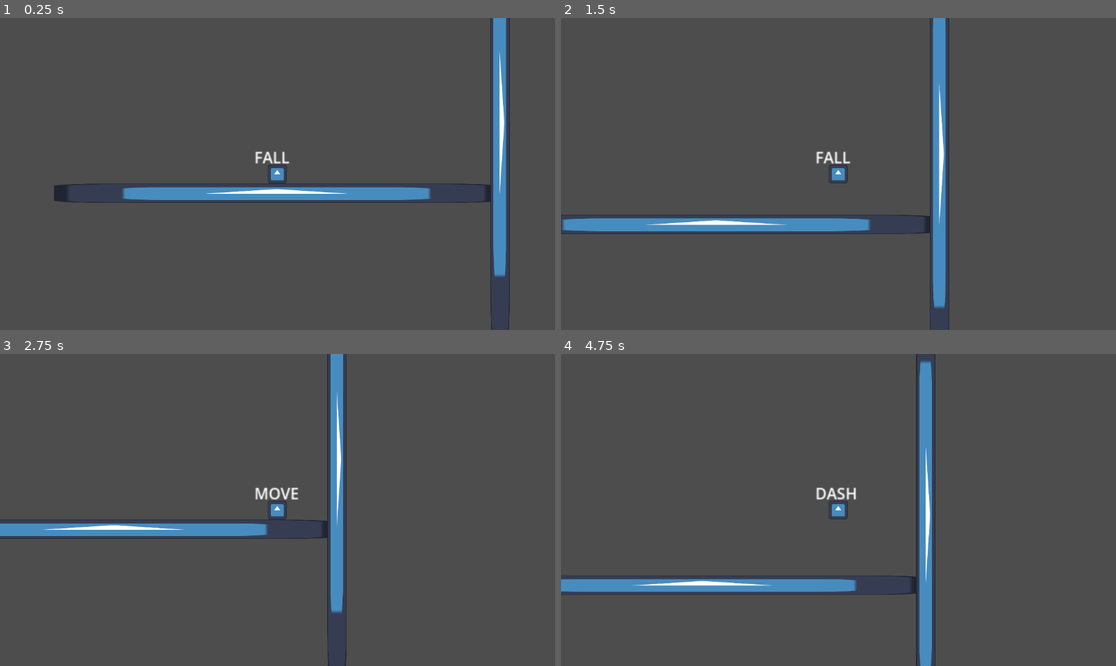
Above: before the commit, frames 1-4 (two rows, left to right).
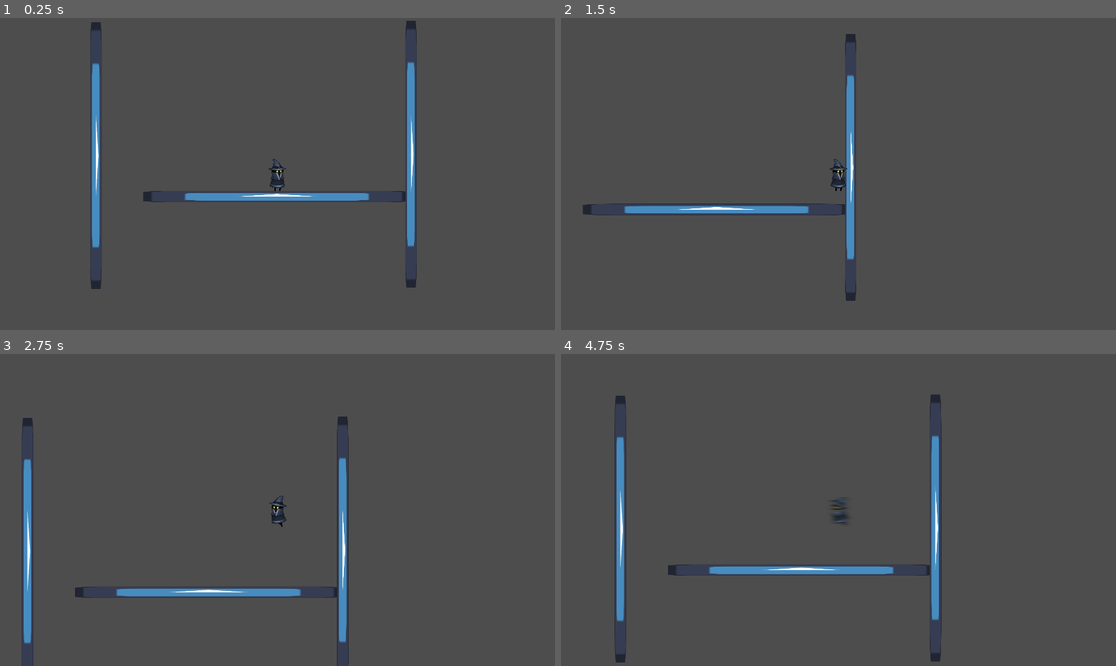
Above: after the commit, the same moments.

Repository: bryanmccarthy/precision-platformer
Game: Godot game, scene res://scenes/entities/player/World.tscn
Two runs of this game, one before a commit and one after it. Both use one fixed random seed, a clock stepped at 60 frames per second and the inputs below. The engine's default icon, where the game draws it, is replaced by a stand-in: a white triangle on a blue panel in a dark square.
Inputs:
- Up to frame 1 (0.25 s): no input
- Up to frame 2 (1.5 s): hold Space (Jump) 0.53-1.28 s; hold D (MoveRight) from 0.53 s (still down); tap Z (Dash) at 0.6 s; tap Space (Jump) at 1.35 s
- Up to frame 3 (2.75 s): tap Space (Jump) at 1.52, 1.82, 2.3 s; tap Z (Dash) at 1.55 s; release D (MoveRight) at 2.03 s; hold A (MoveLeft) from 2.03 s (still down); hold X (Climb) from 2.03 s (still down)
- Up to frame 4 (4.75 s): release A (MoveLeft) at 2.78 s; release X (Climb) at 2.78 s; hold D (MoveRight) 2.78-4.28 s; tap Z (Dash) at 2.85, 3.6, 4.55 s; tap Space (Jump) at 3.02, 3.32, 4.35, 4.52 s; hold Space (Jump) 3.53-4.28 s; hold A (MoveLeft) from 4.28 s (still down)

The runs differ from the first frame. In frame 1, 6.9% of the frame differs, in the area x 9-92%, y 0-100%; in frame 2, 7.2%; in frame 3, 7.1%; in frame 4, 8.3%, in the area x 0-69%, y 0-100%.

Commit message:
add player animations

Diff:
--- a/project.godot
+++ b/project.godot
@@ -14,6 +14,11 @@
 run/main_scene="res://scenes/entities/player/World.tscn"
 config/features=PackedStringArray("4.1", "Mobile")
 config/icon="res://icon.svg"
+
+[display]
+
+window/size/viewport_width=1920
+window/size/viewport_height=1080
 
 [input]
 
--- a/scenes/entities/player/DASH.gd
+++ b/scenes/entities/player/DASH.gd
@@ -1,7 +1,7 @@
 extends "state.gd"
 
 var dash_direction = Vector2.ZERO
-var dash_speed = 240
+var dash_speed = 480
 var dashing = false
 
 @export var dash_duration = 0.2
@@ -9,6 +9,7 @@
 
 func update(delta):
 	# Player.gravity(delta)
+	Player._animated_sprite.play("dash")
 
 	if !dashing:
 		return STATES.FALL
--- a/scenes/entities/player/IDLE.gd
+++ b/scenes/entities/player/IDLE.gd
@@ -3,6 +3,7 @@
 
 func update(delta):
 	Player.gravity(delta)
+	Player._animated_sprite.play("idle")
 
 	if Player.movement_input.x != 0:
 		return STATES.MOVE
--- a/scenes/entities/player/JUMP.gd
+++ b/scenes/entities/player/JUMP.gd
@@ -4,6 +4,7 @@
 func update(delta):
 	Player.gravity(delta)
 	player_movement()
+	Player._animated_sprite.play("jump")
 
 	if Player.velocity.y < 0:
 		return STATES.FALL
--- a/scenes/entities/player/MOVE.gd
+++ b/scenes/entities/player/MOVE.gd
@@ -4,6 +4,7 @@
 func update(delta):
 	Player.gravity(delta)
 	player_movement()
+	Player._animated_sprite.play("walk")
 
 	if Player.velocity.x == 0:
 		return STATES.IDLE
--- a/scenes/entities/player/Player.gd
+++ b/scenes/entities/player/Player.gd
@@ -11,8 +11,8 @@
 var dash_input = false
 
 # Player movement
-const SPEED = 100.0
-const JUMP_VELOCITY = -300.0
+const SPEED = 220.0
+const JUMP_VELOCITY = -320.0
 var last_direction = Vector2.RIGHT
 
 # Mechanics
@@ -25,6 +25,7 @@
 # Nodes
 @onready var STATES = $STATES
 @onready var Raycasts = $Raycasts
+@onready var _animated_sprite = $AnimatedSprite2D
 
 func _ready():
 	for state in STATES.get_children():
@@ -57,9 +58,11 @@
 	if Input.is_action_pressed("MoveLeft"):
 		movement_input.x -= 1
 		last_direction = Vector2.LEFT
+		_animated_sprite.flip_h = true
 	if Input.is_action_pressed("MoveRight"):
 		movement_input.x += 1
 		last_direction = Vector2.RIGHT
+		_animated_sprite.flip_h = false
 	if Input.is_action_pressed("MoveUp"):
 		movement_input.y -= 1
 	if Input.is_action_pressed("MoveDown"):
--- a/scenes/entities/player/Player.tscn
+++ b/scenes/entities/player/Player.tscn
@@ -1,7 +1,7 @@
-[gd_scene load_steps=11 format=3 uid="uid://b6wj0jm6fqxo7"]
+[gd_scene load_steps=75 format=3 uid="uid://b6wj0jm6fqxo7"]
 
 [ext_resource type="Script" path="res://scenes/entities/player/Player.gd" id="1_jwocr"]
-[ext_resource type="Texture2D" uid="uid://cymcbt05p21oi" path="res://icon.svg" id="2_euvuf"]
+[ext_resource type="Texture2D" uid="uid://demgfs4vsygw4" path="res://assets/BlueWizard/2BlueWizardIdle/Chara - BlueIdle00000.png" id="2_fnwad"]
 [ext_resource type="PackedScene" uid="uid://yxtb75plufb4" path="res://scenes/entities/player/IDLE.tscn" id="3_euc4m"]
 [ext_resource type="Script" path="res://scenes/entities/player/STATES.gd" id="3_gggxy"]
 [ext_resource type="PackedScene" uid="uid://crf4tkyihjkgf" path="res://scenes/entities/player/JUMP.tscn" id="4_0h36s"]
@@ -9,19 +9,296 @@
 [ext_resource type="PackedScene" uid="uid://6wsd1ytu7tdg" path="res://scenes/entities/player/FALL.tscn" id="6_rvwbj"]
 [ext_resource type="PackedScene" uid="uid://ybauwa1tjrja" path="res://scenes/entities/player/DASH.tscn" id="8_gs2o1"]
 [ext_resource type="PackedScene" uid="uid://cyoawdhsqboqe" path="res://scenes/entities/player/SLIDE.tscn" id="9_kjelm"]
-
-[sub_resource type="RectangleShape2D" id="RectangleShape2D_oq6mf"]
+[ext_resource type="Texture2D" uid="uid://binuc1ayukaw1" path="res://assets/BlueWizard/2BlueWizardJump/Dash2/DashBlue_00000.png" id="9_yilxd"]
+[ext_resource type="Texture2D" uid="uid://stc7xtkens4m" path="res://assets/BlueWizard/2BlueWizardJump/Dash2/DashBlue_00001.png" id="10_kjhjb"]
+[ext_resource type="Texture2D" uid="uid://dg2dk48o6bhoj" path="res://assets/BlueWizard/2BlueWizardIdle/Chara - BlueIdle00001.png" id="10_vv1b7"]
+[ext_resource type="Texture2D" uid="uid://bpjidr2cdkycm" path="res://assets/BlueWizard/2BlueWizardIdle/Chara - BlueIdle00002.png" id="11_88jjy"]
+[ext_resource type="Texture2D" uid="uid://b0804q35v4xbc" path="res://assets/BlueWizard/2BlueWizardJump/Dash2/DashBlue_00002.png" id="11_ii11y"]
+[ext_resource type="Texture2D" uid="uid://d2fn54dcejngb" path="res://assets/BlueWizard/2BlueWizardJump/Dash2/DashBlue_00003.png" id="12_lpor5"]
+[ext_resource type="Texture2D" uid="uid://uqvwpse702v1" path="res://assets/BlueWizard/2BlueWizardIdle/Chara - BlueIdle00003.png" id="12_n2g1j"]
+[ext_resource type="Texture2D" uid="uid://gvqotme4cuvw" path="res://assets/BlueWizard/2BlueWizardJump/Dash2/DashBlue_00004.png" id="13_ctbac"]
+[ext_resource type="Texture2D" uid="uid://bqxcpi3lkw7a0" path="res://assets/BlueWizard/2BlueWizardIdle/Chara - BlueIdle00004.png" id="13_edmu1"]
+[ext_resource type="Texture2D" uid="uid://ci38kqhofiv10" path="res://assets/BlueWizard/2BlueWizardIdle/Chara - BlueIdle00005.png" id="14_003do"]
+[ext_resource type="Texture2D" uid="uid://deejyvygjtb08" path="res://assets/BlueWizard/2BlueWizardJump/Dash2/DashBlue_00005.png" id="14_gn3xe"]
+[ext_resource type="Texture2D" uid="uid://brme1jhawrbt8" path="res://assets/BlueWizard/2BlueWizardIdle/Chara - BlueIdle00006.png" id="15_434kx"]
+[ext_resource type="Texture2D" uid="uid://ccpr873nrstx5" path="res://assets/BlueWizard/2BlueWizardJump/Dash2/DashBlue_00006.png" id="15_wuetd"]
+[ext_resource type="Texture2D" uid="uid://beh180sa7hfum" path="res://assets/BlueWizard/2BlueWizardJump/Dash2/DashBlue_00007.png" id="16_46pye"]
+[ext_resource type="Texture2D" uid="uid://k8nmkyvp0e5c" path="res://assets/BlueWizard/2BlueWizardIdle/Chara - BlueIdle00007.png" id="16_ycjj6"]
+[ext_resource type="Texture2D" uid="uid://cfii5glrsy2p8" path="res://assets/BlueWizard/2BlueWizardJump/Dash2/DashBlue_00008.png" id="17_q7hck"]
+[ext_resource type="Texture2D" uid="uid://bdkpvupbecvut" path="res://assets/BlueWizard/2BlueWizardIdle/Chara - BlueIdle00008.png" id="17_wrfrg"]
+[ext_resource type="Texture2D" uid="uid://bun3rflkllm3y" path="res://assets/BlueWizard/2BlueWizardIdle/Chara - BlueIdle00009.png" id="18_ee1dm"]
+[ext_resource type="Texture2D" uid="uid://lpcdydpli6rt" path="res://assets/BlueWizard/2BlueWizardJump/Dash2/DashBlue_00009.png" id="18_o41ld"]
+[ext_resource type="Texture2D" uid="uid://4wtny30gy6qp" path="res://assets/BlueWizard/2BlueWizardJump/Dash2/DashBlue_00010.png" id="19_1wa11"]
+[ext_resource type="Texture2D" uid="uid://72gjqghpvx4p" path="res://assets/BlueWizard/2BlueWizardIdle/Chara - BlueIdle00010.png" id="19_ywji1"]
+[ext_resource type="Texture2D" uid="uid://bawe4jla0dhcg" path="res://assets/BlueWizard/2BlueWizardIdle/Chara - BlueIdle00011.png" id="20_ote2y"]
+[ext_resource type="Texture2D" uid="uid://trymvjc5x7ul" path="res://assets/BlueWizard/2BlueWizardJump/Dash2/DashBlue_00011.png" id="20_wuycd"]
+[ext_resource type="Texture2D" uid="uid://c4q05ca85scax" path="res://assets/BlueWizard/2BlueWizardIdle/Chara - BlueIdle00012.png" id="21_5ggbb"]
+[ext_resource type="Texture2D" uid="uid://cpjsnyjht1xqo" path="res://assets/BlueWizard/2BlueWizardJump/Dash2/DashBlue_00012.png" id="21_xfbcl"]
+[ext_resource type="Texture2D" uid="uid://c1b5mj2fk5u40" path="res://assets/BlueWizard/2BlueWizardJump/Dash2/DashBlue_00013.png" id="22_qb1tv"]
+[ext_resource type="Texture2D" uid="uid://ci0o6upa3ufqw" path="res://assets/BlueWizard/2BlueWizardIdle/Chara - BlueIdle00013.png" id="22_x11uw"]
+[ext_resource type="Texture2D" uid="uid://tu4yhgfmuk0p" path="res://assets/BlueWizard/2BlueWizardJump/Dash2/DashBlue_00014.png" id="23_2vj6k"]
+[ext_resource type="Texture2D" uid="uid://cqlihwipkwwjc" path="res://assets/BlueWizard/2BlueWizardIdle/Chara - BlueIdle00014.png" id="23_jjgxi"]
+[ext_resource type="Texture2D" uid="uid://bcg3faxfg173j" path="res://assets/BlueWizard/2BlueWizardJump/Dash2/DashBlue_00015.png" id="24_tsevx"]
+[ext_resource type="Texture2D" uid="uid://dbppbg2vteytk" path="res://assets/BlueWizard/2BlueWizardIdle/Chara - BlueIdle00015.png" id="24_vtsod"]
+[ext_resource type="Texture2D" uid="uid://dj1r55w5o7w2" path="res://assets/BlueWizard/2BlueWizardIdle/Chara - BlueIdle00016.png" id="25_ln7lt"]
+[ext_resource type="Texture2D" uid="uid://deej7r56b48bx" path="res://assets/BlueWizard/2BlueWizardIdle/Chara - BlueIdle00017.png" id="26_jpniv"]
+[ext_resource type="Texture2D" uid="uid://c6t8gekk5h34x" path="res://assets/BlueWizard/2BlueWizardIdle/Chara - BlueIdle00018.png" id="27_ilvny"]
+[ext_resource type="Texture2D" uid="uid://bnystrwrnk53i" path="res://assets/BlueWizard/2BlueWizardIdle/Chara - BlueIdle00019.png" id="28_v50w1"]
+[ext_resource type="Texture2D" uid="uid://bdfkw0c5ahhv1" path="res://assets/BlueWizard/2BlueWizardWalk/Chara_BlueWalk00000.png" id="29_3g2ak"]
+[ext_resource type="Texture2D" uid="uid://cmohengol8wo4" path="res://assets/BlueWizard/2BlueWizardJump/CharaWizardJump_00000.png" id="29_to0ra"]
+[ext_resource type="Texture2D" uid="uid://ccmujar2ll4pr" path="res://assets/BlueWizard/2BlueWizardJump/CharaWizardJump_00001.png" id="30_6dot6"]
+[ext_resource type="Texture2D" uid="uid://bh8dh2jcq234e" path="res://assets/BlueWizard/2BlueWizardWalk/Chara_BlueWalk00001.png" id="30_s8akk"]
+[ext_resource type="Texture2D" uid="uid://coapc300wexv7" path="res://assets/BlueWizard/2BlueWizardWalk/Chara_BlueWalk00002.png" id="31_3a7yx"]
+[ext_resource type="Texture2D" uid="uid://dvnyt03fr2puk" path="res://assets/BlueWizard/2BlueWizardJump/CharaWizardJump_00002.png" id="31_x0vk6"]
+[ext_resource type="Texture2D" uid="uid://cr70ejr12ehym" path="res://assets/BlueWizard/2BlueWizardJump/CharaWizardJump_00003.png" id="32_rc8pb"]
+[ext_resource type="Texture2D" uid="uid://w77frr2pu117" path="res://assets/BlueWizard/2BlueWizardWalk/Chara_BlueWalk00003.png" id="32_x4oar"]
+[ext_resource type="Texture2D" uid="uid://c5egovgvnpkbs" path="res://assets/BlueWizard/2BlueWizardJump/CharaWizardJump_00004.png" id="33_8ifrq"]
+[ext_resource type="Texture2D" uid="uid://8m4aitkwcpui" path="res://assets/BlueWizard/2BlueWizardWalk/Chara_BlueWalk00004.png" id="33_r7f7v"]
+[ext_resource type="Texture2D" uid="uid://c5exoijb7k8j4" path="res://assets/BlueWizard/2BlueWizardWalk/Chara_BlueWalk00005.png" id="34_sjmsd"]
+[ext_resource type="Texture2D" uid="uid://ba5ojpy0ivepi" path="res://assets/BlueWizard/2BlueWizardJump/CharaWizardJump_00005.png" id="34_vn6ut"]
+[ext_resource type="Texture2D" uid="uid://b7b0am74cfx3t" path="res://assets/BlueWizard/2BlueWizardJump/CharaWizardJump_00006.png" id="35_o5mhy"]
+[ext_resource type="Texture2D" uid="uid://chwafb0qt0sgy" path="res://assets/BlueWizard/2BlueWizardWalk/Chara_BlueWalk00006.png" id="35_vpfuu"]
+[ext_resource type="Texture2D" uid="uid://b2skxxw61f13p" path="res://assets/BlueWizard/2BlueWizardJump/CharaWizardJump_00007.png" id="36_2icly"]
+[ext_resource type="Texture2D" uid="uid://b7pkdw55cijmh" path="res://assets/BlueWizard/2BlueWizardWalk/Chara_BlueWalk00007.png" id="36_cl8lj"]
+[ext_resource type="Texture2D" uid="uid://b2ow6dkplxqbp" path="res://assets/BlueWizard/2BlueWizardWalk/Chara_BlueWalk00008.png" id="37_76bof"]
+[ext_resource type="Texture2D" uid="uid://i4yf7s1c3y8v" path="res://assets/BlueWizard/2BlueWizardWalk/Chara_BlueWalk00009.png" id="38_xq6k3"]
+[ext_resource type="Texture2D" uid="uid://c2f4rxuc0ibbj" path="res://assets/BlueWizard/2BlueWizardWalk/Chara_BlueWalk00010.png" id="39_wiy1x"]
+[ext_resource type="Texture2D" uid="uid://o0yduh63yyyr" path="res://assets/BlueWizard/2BlueWizardWalk/Chara_BlueWalk00011.png" id="40_ehudq"]
+[ext_resource type="Texture2D" uid="uid://iocpfmt5yf1" path="res://assets/BlueWizard/2BlueWizardWalk/Chara_BlueWalk00012.png" id="41_646r1"]
+[ext_resource type="Texture2D" uid="uid://dcsax14kvjnrt" path="res://assets/BlueWizard/2BlueWizardWalk/Chara_BlueWalk00013.png" id="42_aude6"]
+[ext_resource type="Texture2D" uid="uid://djdix6hwiots5" path="res://assets/BlueWizard/2BlueWizardWalk/Chara_BlueWalk00014.png" id="43_wild6"]
+[ext_resource type="Texture2D" uid="uid://cus8joj1fk43t" path="res://assets/BlueWizard/2BlueWizardWalk/Chara_BlueWalk00015.png" id="44_v6jm6"]
+[ext_resource type="Texture2D" uid="uid://c3wihg88eb6km" path="res://assets/BlueWizard/2BlueWizardWalk/Chara_BlueWalk00016.png" id="45_clkq6"]
+[ext_resource type="Texture2D" uid="uid://cb2rw1u5eis58" path="res://assets/BlueWizard/2BlueWizardWalk/Chara_BlueWalk00017.png" id="46_p8gyi"]
+[ext_resource type="Texture2D" uid="uid://kqc3jtixntuy" path="res://assets/BlueWizard/2BlueWizardWalk/Chara_BlueWalk00018.png" id="47_mg4xa"]
+[ext_resource type="Texture2D" uid="uid://bjw2ykg0jwvf" path="res://assets/BlueWizard/2BlueWizardWalk/Chara_BlueWalk00019.png" id="48_utmcd"]
+
+[sub_resource type="CapsuleShape2D" id="CapsuleShape2D_4uweg"]
+radius = 55.0
+height = 263.333
+
+[sub_resource type="SpriteFrames" id="SpriteFrames_y1kfm"]
+animations = [{
+"frames": [{
+"duration": 1.0,
+"texture": ExtResource("9_yilxd")
+}, {
+"duration": 1.0,
+"texture": ExtResource("10_kjhjb")
+}, {
+"duration": 1.0,
+"texture": ExtResource("11_ii11y")
+}, {
+"duration": 1.0,
+"texture": ExtResource("12_lpor5")
+}, {
+"duration": 1.0,
+"texture": ExtResource("13_ctbac")
+}, {
+"duration": 1.0,
+"texture": ExtResource("14_gn3xe")
+}, {
+"duration": 1.0,
+"texture": ExtResource("15_wuetd")
+}, {
+"duration": 1.0,
+"texture": ExtResource("16_46pye")
+}, {
+"duration": 1.0,
+"texture": ExtResource("17_q7hck")
+}, {
+"duration": 1.0,
+"texture": ExtResource("18_o41ld")
+}, {
+"duration": 1.0,
+"texture": ExtResource("19_1wa11")
+}, {
+"duration": 1.0,
+"texture": ExtResource("20_wuycd")
+}, {
+"duration": 1.0,
+"texture": ExtResource("21_xfbcl")
+}, {
+"duration": 1.0,
+"texture": ExtResource("22_qb1tv")
+}, {
+"duration": 1.0,
+"texture": ExtResource("23_2vj6k")
+}, {
+"duration": 1.0,
+"texture": ExtResource("24_tsevx")
+}],
+"loop": false,
+"name": &"dash",
+"speed": 30.0
+}, {
+"frames": [{
+"duration": 1.0,
+"texture": ExtResource("2_fnwad")
+}, {
+"duration": 1.0,
+"texture": ExtResource("10_vv1b7")
+}, {
+"duration": 1.0,
+"texture": ExtResource("11_88jjy")
+}, {
+"duration": 1.0,
+"texture": ExtResource("12_n2g1j")
+}, {
+"duration": 1.0,
+"texture": ExtResource("13_edmu1")
+}, {
+"duration": 1.0,
+"texture": ExtResource("14_003do")
+}, {
+"duration": 1.0,
+"texture": ExtResource("15_434kx")
+}, {
+"duration": 1.0,
+"texture": ExtResource("16_ycjj6")
+}, {
+"duration": 1.0,
+"texture": ExtResource("17_wrfrg")
+}, {
+"duration": 1.0,
+"texture": ExtResource("18_ee1dm")
+}, {
+"duration": 1.0,
+"texture": ExtResource("19_ywji1")
+}, {
+"duration": 1.0,
+"texture": ExtResource("20_ote2y")
+}, {
+"duration": 1.0,
+"texture": ExtResource("21_5ggbb")
+}, {
+"duration": 1.0,
+"texture": ExtResource("22_x11uw")
+}, {
+"duration": 1.0,
+"texture": ExtResource("23_jjgxi")
+}, {
+"duration": 1.0,
+"texture": ExtResource("24_vtsod")
+}, {
+"duration": 1.0,
+"texture": ExtResource("25_ln7lt")
+}, {
+"duration": 1.0,
+"texture": ExtResource("26_jpniv")
+}, {
+"duration": 1.0,
+"texture": ExtResource("27_ilvny")
+}, {
+"duration": 1.0,
+"texture": ExtResource("28_v50w1")
+}],
+"loop": true,
+"name": &"idle",
+"speed": 15.0
+}, {
+"frames": [{
+"duration": 1.0,
+"texture": ExtResource("29_to0ra")
+}, {
+"duration": 1.0,
+"texture": ExtResource("30_6dot6")
+}, {
+"duration": 1.0,
+"texture": ExtResource("31_x0vk6")
+}, {
+"duration": 1.0,
+"texture": ExtResource("32_rc8pb")
+}, {
+"duration": 1.0,
+"texture": ExtResource("33_8ifrq")
+}, {
+"duration": 1.0,
+"texture": ExtResource("34_vn6ut")
+}, {
+"duration": 1.0,
+"texture": ExtResource("35_o5mhy")
+}, {
+"duration": 1.0,
+"texture": ExtResource("36_2icly")
+}],
+"loop": false,
+"name": &"jump",
+"speed": 10.0
+}, {
+"frames": [{
+"duration": 1.0,
+"texture": ExtResource("29_3g2ak")
+}, {
+"duration": 1.0,
+"texture": ExtResource("30_s8akk")
+}, {
+"duration": 1.0,
+"texture": ExtResource("31_3a7yx")
+}, {
+"duration": 1.0,
+"texture": ExtResource("32_x4oar")
+}, {
+"duration": 1.0,
+"texture": ExtResource("33_r7f7v")
+}, {
+"duration": 1.0,
+"texture": ExtResource("34_sjmsd")
+}, {
+"duration": 1.0,
+"texture": ExtResource("35_vpfuu")
+}, {
+"duration": 1.0,
+"texture": ExtResource("36_cl8lj")
+}, {
+"duration": 1.0,
+"texture": ExtResource("37_76bof")
+}, {
+"duration": 1.0,
+"texture": ExtResource("38_xq6k3")
+}, {
+"duration": 1.0,
+"texture": ExtResource("39_wiy1x")
+}, {
+"duration": 1.0,
+"texture": ExtResource("40_ehudq")
+}, {
+"duration": 1.0,
+"texture": ExtResource("41_646r1")
+}, {
+"duration": 1.0,
+"texture": ExtResource("42_aude6")
+}, {
+"duration": 1.0,
+"texture": ExtResource("43_wild6")
+}, {
+"duration": 1.0,
+"texture": ExtResource("44_v6jm6")
+}, {
+"duration": 1.0,
+"texture": ExtResource("45_clkq6")
+}, {
+"duration": 1.0,
+"texture": ExtResource("46_p8gyi")
+}, {
+"duration": 1.0,
+"texture": ExtResource("47_mg4xa")
+}, {
+"duration": 1.0,
+"texture": ExtResource("48_utmcd")
+}],
+"loop": true,
+"name": &"walk",
+"speed": 25.0
+}]
 
 [node name="Player" type="CharacterBody2D"]
+scale = Vector2(0.2, 0.2)
 script = ExtResource("1_jwocr")
 
 [node name="CollisionShape2D" type="CollisionShape2D" parent="."]
-shape = SubResource("RectangleShape2D_oq6mf")
-
-[node name="Sprite2D" type="Sprite2D" parent="."]
-position = Vector2(-0.250001, 4.76837e-07)
-scale = Vector2(0.154, 0.15)
-texture = ExtResource("2_euvuf")
+position = Vector2(0, 13.3333)
+shape = SubResource("CapsuleShape2D_4uweg")
 
 [node name="Camera2D" type="Camera2D" parent="."]
 zoom = Vector2(2, 2)
@@ -51,21 +328,26 @@
 [node name="Raycasts" type="Node2D" parent="."]
 
 [node name="TopRight" type="RayCast2D" parent="Raycasts"]
-position = Vector2(0, -10)
-target_position = Vector2(13, 2.08165e-12)
+position = Vector2(0, -120)
+target_position = Vector2(70, 2.08165e-12)
 collision_mask = 2
 
 [node name="BottomRight" type="RayCast2D" parent="Raycasts"]
-position = Vector2(0, 10)
-target_position = Vector2(13, 2.08165e-12)
+position = Vector2(0, 145)
+target_position = Vector2(70, 2.08165e-12)
 collision_mask = 2
 
 [node name="TopLeft" type="RayCast2D" parent="Raycasts"]
-position = Vector2(0, -10)
-target_position = Vector2(-13, 2.08165e-12)
+position = Vector2(0, -120)
+target_position = Vector2(-70, 2.08165e-12)
 collision_mask = 2
 
 [node name="BottomLeft" type="RayCast2D" parent="Raycasts"]
-position = Vector2(0, 10)
-target_position = Vector2(-13, 2.08165e-12)
+position = Vector2(0, 145)
+target_position = Vector2(-70, 2.08165e-12)
 collision_mask = 2
+
+[node name="AnimatedSprite2D" type="AnimatedSprite2D" parent="."]
+position = Vector2(0, 5)
+sprite_frames = SubResource("SpriteFrames_y1kfm")
+animation = &"walk"
--- a/scenes/entities/player/SLIDE.gd
+++ b/scenes/entities/player/SLIDE.gd
@@ -5,6 +5,7 @@
 
 func update(delta):
 	slide_movement(delta)
+	Player._animated_sprite.play("idle")
 
 	if Player.get_next_to_wall() == null:
 		return STATES.FALL
Binary file added: assets/BlueWizard/2BlueWizardIdle/Chara - BlueIdle00000.png
Not shown, added: assets/BlueWizard/2BlueWizardIdle/Chara - BlueIdle00000.png.import
Binary file added: assets/BlueWizard/2BlueWizardIdle/Chara - BlueIdle00001.png
Not shown, added: assets/BlueWizard/2BlueWizardIdle/Chara - BlueIdle00001.png.import
Binary file added: assets/BlueWizard/2BlueWizardIdle/Chara - BlueIdle00002.png
Not shown, added: assets/BlueWizard/2BlueWizardIdle/Chara - BlueIdle00002.png.import
Binary file added: assets/BlueWizard/2BlueWizardIdle/Chara - BlueIdle00003.png
Not shown, added: assets/BlueWizard/2BlueWizardIdle/Chara - BlueIdle00003.png.import
Binary file added: assets/BlueWizard/2BlueWizardIdle/Chara - BlueIdle00004.png
Not shown, added: assets/BlueWizard/2BlueWizardIdle/Chara - BlueIdle00004.png.import
Binary file added: assets/BlueWizard/2BlueWizardIdle/Chara - BlueIdle00005.png
Not shown, added: assets/BlueWizard/2BlueWizardIdle/Chara - BlueIdle00005.png.import
(and 193 more such lines)
